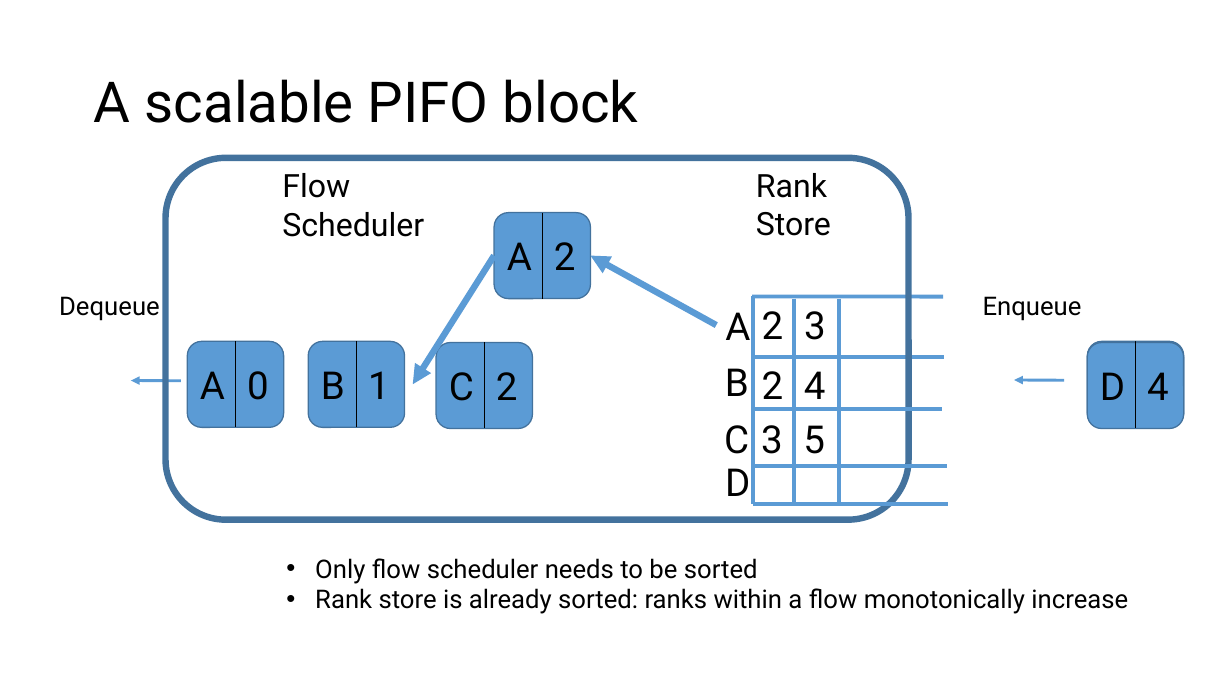
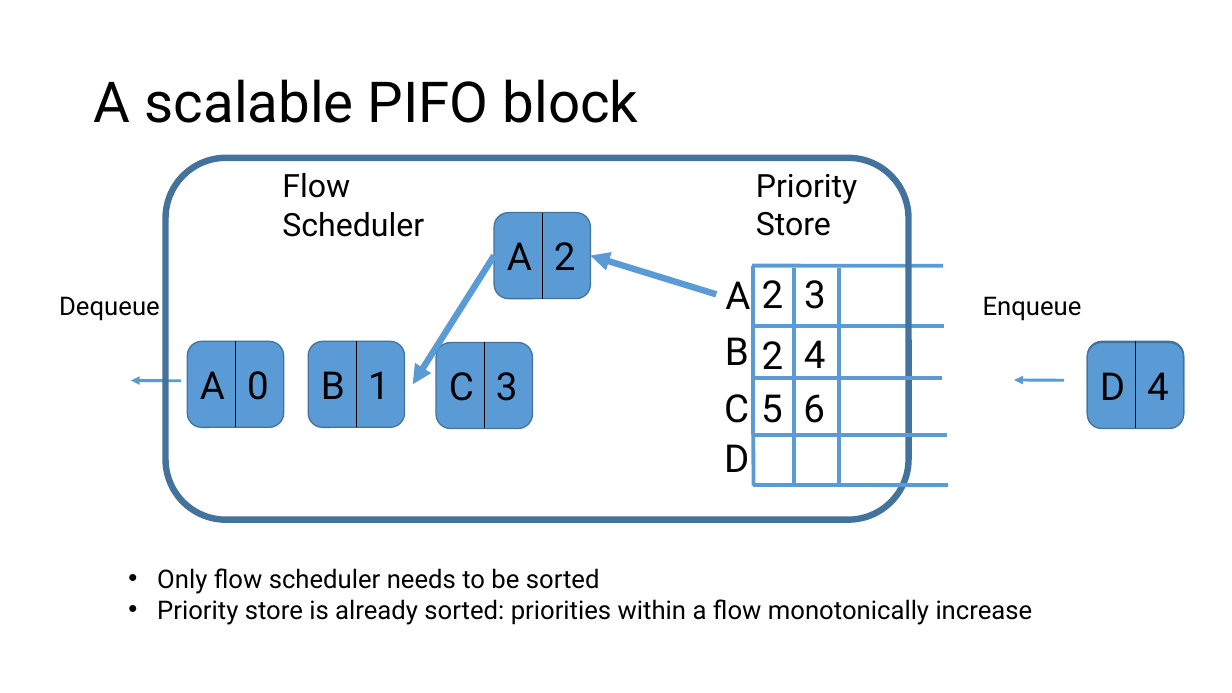
Before and after one commit to anirudhSK/pifo-domino-marple-ppts, a slide deck: slide 50 of domino_pifo.pptx (slide 48 before the commit). Drawn at 1232x693 pixels with LibreOffice and Linux fonts; fonts in the diff are those of the drawing. Boxes give left, top, right and bottom in pixels: in the first picture for what was removed or moved away, otherwise in the second. Text is boxed around its words. In the diff, an @@ line names an element or a change of style, - is before the commit and + after.

```diff
--- a/domino_pifo.pptx
+++ b/domino_pifo.pptx
@@ text at bbox=[756, 174, 857, 204]: text changed @@
-Rank
+Priority
@@ arrow moved from (716, 325) - (591, 256) to (716, 295) - (591, 256) @@
@@ 7 texts, 7 lines: place and size @@
-7 texts, 7 lines at bbox=[724, 297, 947, 469]
+7 texts, 7 lines at bbox=[724, 266, 947, 437]
@@ text at bbox=[496, 372, 518, 401]: text changed @@
-2
+3
@@ text "5": place and size @@
-text "5" at bbox=[803, 425, 825, 454]
+text "5" at bbox=[761, 394, 783, 423]
@@ text added at bbox=[803, 394, 825, 423], 30 pt, text #000000 @@
+6
@@ text "D": place and size @@
-text "D" at bbox=[725, 468, 750, 496]
+text "D" at bbox=[724, 444, 749, 472]
@@ line moved from (753, 466) - (753, 505) to (753, 435) - (754, 486) @@
@@ text removed at bbox=[761, 425, 783, 454] @@
-3
@@ line moved from (794, 467) - (794, 506) to (794, 436) - (794, 485) @@
@@ line moved from (839, 468) - (839, 506) to (839, 436) - (839, 485) @@
@@ line moved from (753, 505) - (948, 505) to (753, 485) - (948, 485) @@
@@ text "Only flow scheduler needs to ...": place and size @@
-text "Only flow scheduler needs to ..." at bbox=[315, 558, 1128, 614]
+text "Only flow scheduler needs to ..." at bbox=[157, 568, 1033, 625]
@@ text at bbox=[157, 599, 1033, 625]: text changed @@
-• Rank store is already sorted: ranks within a flow monotonically increase
+• Priority store is already sorted: priorities within a flow monotonically increase
```
Also in this commit, not shown: 11 other slides changed, 4 slides added.
